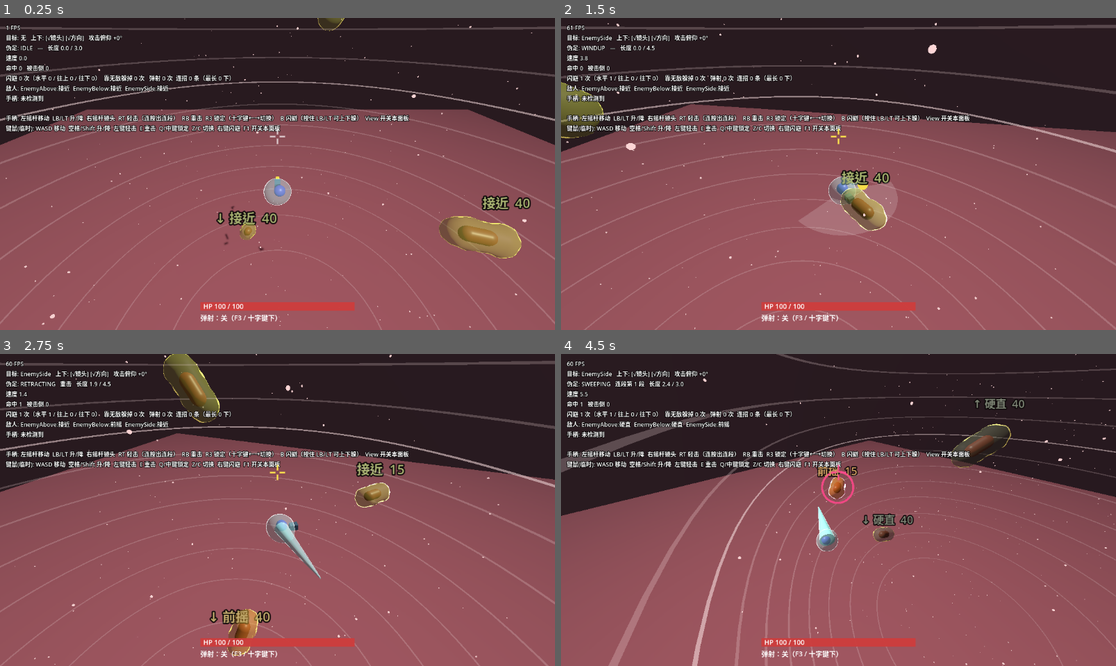
Above: before the commit, frames 1-4 (two rows, left to right).
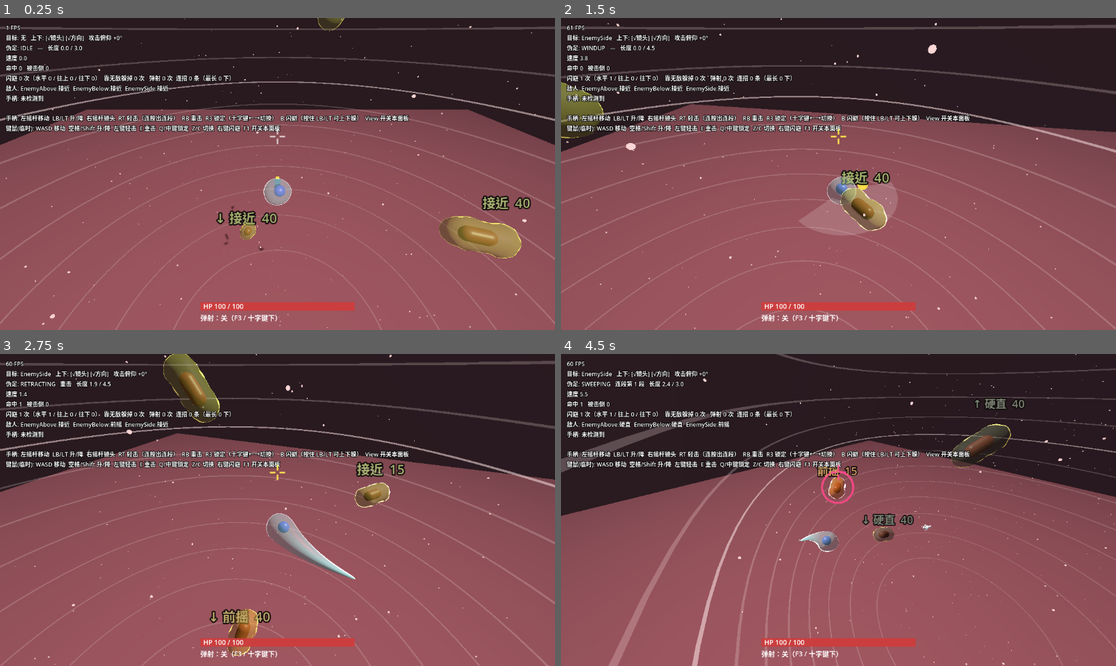
Above: after the commit, the same moments.

Repository: paddypasteur/cellgod
Game: Godot game, scene res://scenes/arena.tscn
Same seed, same stepped clock (60 frames per second), same inputs: the game is played once before the commit and once after it.
Inputs (mouse positions are in pixels of both pictures, inside the frame that each line leads up to):
- Up to frame 1 (0.25 s): no input
- Up to frame 2 (1.5 s): move the mouse to (960, 158) at 0.52 s; hold D (move_right) 0.53-1.28 s; right-click (960, 158) at 0.6 s; click (960, 158) at 0.67 s; move the mouse to (727, 189) at 1.27 s; hold S (move_back) from 1.28 s (still down); tap E (heavy_attack) at 1.35 s
- Up to frame 3 (2.75 s): move the mouse to (333, 441) at 2.02 s; release S (move_back) at 2.03 s; hold D (move_right) from 2.03 s (still down); tap C (lock_next) at 2.1 s
- Up to frame 4 (4.5 s): move the mouse to (810, 572) at 2.77 s; release D (move_right) at 2.78 s; hold W (move_forward) 2.78-3.53 s; tap Q (lock_on) at 2.85 s; click (810, 572) at 2.92 s; move the mouse to (1005, 556) at 3.52 s; hold A (move_left) from 3.53 s (still down); tap Z (lock_prev) at 3.6 s; move the mouse to (672, 463) at 4.27 s; click (672, 463) at 4.35 s

The runs differ from the first frame. In frame 1, less than 0.1% of the frame differs, in the area x 47-53%, y 54-60%; in frame 2, 0.1%; in frame 3, 0.8%, in the area x 47-65%, y 51-73%; in frame 4, 0.3%.

Commit message:
攻击改为全细胞动作：刃 = 身体膜的形变（蓄/发/过冲/沉 全由弹簧驱动），删掉伪足圆锥和鼓包；胞质随挥击流动、刃尖甩液滴；新增逐帧剪影工具
Co-Authored-By: Claude Opus 5.5 <noreply@anthropic.com>

Diff:
--- a/scenes/player.tscn
+++ b/scenes/player.tscn
@@ -10,20 +10,6 @@
 
 [sub_resource type="SphereMesh" id="Mesh_body"]
 material = SubResource("Mat_body")
-radius = 0.5
-height = 1.0
-
-[sub_resource type="StandardMaterial3D" id="Mat_pod"]
-albedo_color = Color(0.45, 0.78, 0.68, 1)
-
-[sub_resource type="CylinderMesh" id="Mesh_pod"]
-material = SubResource("Mat_pod")
-top_radius = 0.14
-bottom_radius = 0.2
-height = 1.0
-
-[sub_resource type="SphereMesh" id="Mesh_bulge"]
-material = SubResource("Mat_pod")
 radius = 0.5
 height = 1.0
 
@@ -73,14 +59,6 @@
 transform = Transform3D(1, 0, 0, 0, 1, 0, 0, 0, 1, 0, 0, -0.48)
 mesh = SubResource("Mesh_nose")
 
-[node name="Pseudopod" type="MeshInstance3D" parent="."]
-visible = false
-mesh = SubResource("Mesh_pod")
-
-[node name="Bulge" type="MeshInstance3D" parent="."]
-visible = false
-mesh = SubResource("Mesh_bulge")
-
 [node name="AimMarker" type="MeshInstance3D" parent="."]
 cast_shadow = 0
 mesh = SubResource("Mesh_marker")
--- a/scripts/player/player.gd
+++ b/scripts/player/player.gd
@@ -248,24 +248,51 @@
 @export var body_radius: float = 0.5
 ## 重击聚合时显示一片扇形，预告将要扫过的范围
 @export var show_reach_preview: bool = true
-## 重击聚合到最后时膜鼓起部分沿攻击方向拉长到多少（相对身体直径）
-@export var bulge_max_stretch: float = 1.2
 ## 细胞观感（半透明膜 + 实核 + 膜流动 + 边缘高光）。免疫族配色；为空时用默认值
 @export var look: CellLook
 
-@export_group("伪足与本体形变")
-## 2026-11-28 开发者："伸出来一根比细胞大 N 倍的柱子太奇怪了，要自然而然从膜上凸出来，浑然一体。"
-## 违和感主要来自本体纹丝不动——所以出手时整个细胞朝出手方向抻长、背面凹进去，收回时弹回来
-## 伪足根部半径（相对身体半径）：根部宽，和身体连成一片看不出接缝
-@export_range(0.1, 1.0) var pod_root_ratio: float = 0.75
-## 伪足刃口（尖端）半径（米）：往外逐渐收细，不是等粗的圆柱
-@export var pod_tip_radius_visual: float = 0.03
-## 本体朝出手方向抻长的程度：轻击 / 重击（0 = 不变形）
-@export_range(0.0, 1.0) var body_stretch_light: float = 0.3
-@export_range(0.0, 1.0) var body_stretch_heavy: float = 0.5
-## 形变的弹簧：刚度越大跟得越紧；阻尼越小，收回时弹得越明显
-@export var body_stretch_stiffness: float = 140.0
-@export var body_stretch_damping: float = 9.0
+@export_group("攻击动作（全细胞）")
+## 2026-11-28 开发者："一个细胞的攻击应该化为一个全身性的动作……整个细胞的惯性，包括整个胞质流动，
+## 它应该是浑然一体的，不是机械地伸出来、挥完再收回去。"（DESIGN《攻击动作 = 全细胞惯性》）
+## 所以没有刃模型：刃是膜被拉出去的那一段（着色器顶点形变）。判定照旧按挥扫走，
+## 画面上的刃用弹簧追判定——追得慢一点就有"甩"和尾部的弯，到头收不住就是过冲，收回后晃一会儿就是沉
+## 蓄：整团质量往出手方向的反面聚的程度（轻击 / 重击）
+@export_range(0.0, 1.0) var mass_squash_light: float = 0.45
+@export_range(0.0, 1.0) var mass_squash_heavy: float = 0.9
+## 发：刃伸出去时整团质量跟着往前冲的程度（轻击 / 重击）
+@export_range(0.0, 1.0) var mass_follow_light: float = 0.4
+@export_range(0.0, 1.0) var mass_follow_heavy: float = 0.55
+## 整团质量的弹簧：刚度越大跟得越紧；阻尼越小，收招后晃得越久
+@export var mass_stiffness: float = 160.0
+@export var mass_damping: float = 8.0
+## 刃方向的弹簧：追判定的方向。阻尼越小，挥到头冲过去（过冲）越多
+@export var blade_angle_stiffness: float = 420.0
+@export var blade_angle_damping: float = 13.0
+## 刃长度的弹簧
+@export var blade_length_stiffness: float = 380.0
+@export var blade_length_damping: float = 16.0
+## 起手时刃的起点比判定起点再往后多少度：蓄的那一下往后拉
+@export var blade_wind_back_deg: float = 25.0
+## 尾部被甩在后面的程度：每 1 弧度/秒的挥动速度弯多少弧度；最多弯多少
+@export var blade_bend_per_speed: float = 0.035
+@export var blade_bend_max: float = 1.0
+## 根部有多宽（度）：膜上离出手方向这么多度以内的部分会被拉出去。越大和身体连得越自然
+@export_range(20.0, 85.0) var blade_root_deg: float = 72.0
+## 尖端粗细（相对根部）、沿挥动轴压扁的程度（刃是扁的）
+@export_range(0.0, 1.0) var blade_thin: float = 0.35
+@export_range(0.0, 1.0) var blade_flat: float = 0.75
+## 伸出长度沿刃的分布：大于 1 时质量堆在根部、尖端是一根细刺（剪影像"球 + 针"）；接近 1 时从身体到刃尖均匀变细
+@export var blade_profile: float = 0.9
+## 刃静止时也带一点弯（弧度），弯向挥过来的方向：停住时不是一根直棍
+@export var blade_rest_curve: float = 0.3
+## 胞质被带着走：挥击时膜纹顺挥击方向流动，挥完按这个速度散回乱流（每秒）
+@export var flow_align_decay: float = 2.5
+@export var flow_advect_speed: float = 5.0
+## 核跟着整团质量走的程度（重心移动）
+@export var core_follow: float = 0.6
+## 挥动时从刃尖甩出的小液滴（大小、寿命、方向都是随机的）
+@export var droplets_enabled: bool = true
+@export var droplet_amount: int = 40
 
 @export_group("锁定")
 ## R3 / Q / 鼠标中键 锁定或解锁；十字键 ← → （键盘 Z / C）切换到画面上左边 / 右边相邻的目标。
@@ -290,12 +317,21 @@
 ## 身体膜的材质（受击闪红、无敌发白等都改它的颜色参数）
 var _body_material: ShaderMaterial = null
 var _body_base_color: Color = Color.WHITE
-## 伪足的材质：挥击时硬化成刃（hardness=1），收回时软回去
-var _pod_material: ShaderMaterial = null
-## 本体抻长的弹簧状态
-var _stretch: float = 0.0
-var _stretch_vel: float = 0.0
-var _stretch_dir: Vector3 = Vector3.FORWARD
+## 全细胞动作的状态：整团质量偏移（矢量弹簧）、画面上的刃（方向角、长度各一个弹簧）、胞质流动
+var _mass: Vector3 = Vector3.ZERO
+var _mass_vel: Vector3 = Vector3.ZERO
+var _blade_angle: float = 0.0
+var _blade_angle_vel: float = 0.0
+var _blade_len: float = 0.0
+var _blade_len_vel: float = 0.0
+var _blade_base: Vector3 = Vector3.FORWARD
+var _blade_axis: Vector3 = Vector3.UP
+var _flow_align: float = 0.0
+var _flow_advect: float = 0.0
+var _flow_dir: Vector3 = Vector3.RIGHT
+var _core: MeshInstance3D = null
+var _core_base: Vector3 = Vector3.ZERO
+var _droplets: CPUParticles3D = null
 
 ## 锁定目标（null = 没锁）
 var _lock_target: Node3D = null
@@ -391,8 +427,6 @@
 var _pod_capsule: CapsuleShape3D = CapsuleShape3D.new()
 var _pod_query: PhysicsShapeQueryParameters3D = PhysicsShapeQueryParameters3D.new()
 
-@onready var _pod_mesh: MeshInstance3D = $Pseudopod
-@onready var _bulge_mesh: MeshInstance3D = $Bulge
 @onready var _aim_marker: MeshInstance3D = $AimMarker
 @onready var _facing_pivot: Node3D = $Facing
 @onready var _swing_preview: MeshInstance3D = $SwingPreview
@@ -482,7 +516,7 @@
     _try_start_dodge()
     _update_pseudopod(delta)
     _update_movement(delta)
-    _update_body_deform(delta)
+    _update_cell_motion(delta)
     _update_visuals()
 
 
@@ -806,32 +840,137 @@
     _combo_index = 0
 
 
-# ---------------------------------------------------------------- 本体形变
-
-## 出手时整个细胞朝出手方向抻长、背面凹进去，收回时弹回来（弹簧，阻尼不大，所以会回弹一下）。
-## 本体跟着变，它就是一个生物；本体不动，它就是装了零件的球
-func _update_body_deform(delta: float) -> void:
-    var goal: float = 0.0
-    var strength: float = body_stretch_heavy if _attack_is_heavy else body_stretch_light
+# ---------------------------------------------------------------- 全细胞动作
+
+## 蓄 → 发 → 过冲 → 沉，全部来自弹簧：
+##   蓄：前摇时整团质量的目标点在出手方向的反面 → 背面鼓、前面瘪、核往后挪
+##   发：刃的方向、长度追判定，追得慢 → 尾部被甩在后面而弯；整团质量跟着往前冲；胞质顺挥击方向流
+##   过冲：判定停了，刃的方向弹簧还带着速度 → 冲过头再被拽回来
+##   沉：刃收回后质量弹簧和胞质流动还在晃，慢慢散掉
+func _update_cell_motion(delta: float) -> void:
+    var mass_goal: Vector3 = Vector3.ZERO
+    var len_goal: float = 0.0
+    var attacking: bool = false
     match _pod_state:
         PodState.WINDUP:
-            strength = body_stretch_heavy if _windup_is_heavy else body_stretch_light
-            goal = strength * _windup_progress() * 0.6
-            _stretch_dir = _aim_dir
-        PodState.EXTENDING, PodState.SWEEPING, PodState.HOLDING:
-            goal = strength
-            _stretch_dir = _pod_dir()
-        PodState.RETRACTING:
-            # 收回 = 物质流回身体，抻长随伪足长度一起退
-            goal = strength * clampf(_pod_length / maxf(_target_length, 0.001), 0.0, 1.0)
-            _stretch_dir = _pod_dir()
-    var accel: float = (goal - _stretch) * body_stretch_stiffness - _stretch_vel * body_stretch_damping
-    _stretch_vel += accel * delta
-    _stretch += _stretch_vel * delta
+            var axis: Vector3 = _swing_axis_for(_aim_dir)
+            var start_dir: Vector3 = _aim_dir.rotated(axis, _swing_half_arc(_windup_is_heavy) * _swing_side)
+            var squash: float = mass_squash_heavy if _windup_is_heavy else mass_squash_light
+            mass_goal = -start_dir * squash * _windup_progress()
+        PodState.EXTENDING, PodState.SWEEPING, PodState.HOLDING, PodState.RETRACTING:
+            attacking = true
+            len_goal = _pod_length
+    if attacking:
+        var ang_goal: float = lerpf(_swing_start, _swing_end, _swing_t)
+        var acc: float = (ang_goal - _blade_angle) * blade_angle_stiffness - _blade_angle_vel * blade_angle_damping
+        _blade_angle_vel += acc * delta
+        _blade_angle += _blade_angle_vel * delta
+        var follow: float = mass_follow_heavy if _attack_is_heavy else mass_follow_light
+        mass_goal = _blade_dir() * follow * clampf(_blade_len / maxf(_target_length, 0.001), 0.0, 1.0)
+    var len_acc: float = (len_goal - _blade_len) * blade_length_stiffness - _blade_len_vel * blade_length_damping
+    _blade_len_vel += len_acc * delta
+    _blade_len = maxf(_blade_len + _blade_len_vel * delta, 0.0)
+    if _blade_len <= 0.0 and _blade_len_vel < 0.0:
+        # 收到底的那股冲劲交给整团质量：刃不是消失，是流回身体里晃一下
+        _mass_vel += _blade_dir() * _blade_len_vel * 0.15
+        _blade_len_vel = 0.0
+    var m_acc: Vector3 = (mass_goal - _mass) * mass_stiffness - _mass_vel * mass_damping
+    _mass_vel += m_acc * delta
+    _mass += _mass_vel * delta
+
+    # 胞质流动：挥动时顺挥击方向对齐，之后慢慢散回乱流
+    var speed: float = absf(_blade_angle_vel)
+    if _pod_state == PodState.SWEEPING and _blade_len > 0.05:
+        _flow_align = 1.0
+        _flow_dir = (_blade_axis.cross(_blade_dir()) * signf(_blade_angle_vel + 0.0001)).normalized()
+    else:
+        _flow_align *= exp(-flow_align_decay * delta)
+    _flow_advect += _flow_align * flow_advect_speed * delta
+
+    var bend: float = -_blade_angle_vel * blade_bend_per_speed - signf(_swing_end - _swing_start) * blade_rest_curve
+    bend = clampf(bend, -blade_bend_max, blade_bend_max)
     if _body_material != null:
         # Player 自身不旋转，身体网格的模型空间就是世界朝向
-        _body_material.set_shader_parameter(&"stretch_dir", _stretch_dir.normalized())
-        _body_material.set_shader_parameter(&"stretch_amount", maxf(_stretch, -0.1))
+        var m_len: float = _mass.length()
+        _body_material.set_shader_parameter(&"stretch_dir", _mass / m_len if m_len > 0.0001 else Vector3.FORWARD)
+        _body_material.set_shader_parameter(&"stretch_amount", m_len)
+        _body_material.set_shader_parameter(&"pod_dir", _blade_dir())
+        _body_material.set_shader_parameter(&"pod_len", _blade_len)
+        _body_material.set_shader_parameter(&"pod_axis", _blade_axis)
+        _body_material.set_shader_parameter(&"pod_bend", bend)
+        _body_material.set_shader_parameter(&"pod_root_cos", cos(deg_to_rad(blade_root_deg)))
+        _body_material.set_shader_parameter(&"pod_thin", blade_thin)
+        _body_material.set_shader_parameter(&"pod_flat", blade_flat)
+        _body_material.set_shader_parameter(&"pod_profile", blade_profile)
+        _body_material.set_shader_parameter(&"flow_dir", _flow_dir)
+        _body_material.set_shader_parameter(&"flow_align", _flow_align)
+        _body_material.set_shader_parameter(&"flow_advect", _flow_advect)
+    if _core != null:
+        _core.position = _core_base + _mass * body_radius * core_follow
+
+    # 刃尖甩出的小液滴：只在甩得快的时候出，方向是刃尖的运动方向，散得很开
+    if _droplets != null:
+        var fast: bool = attacking and _blade_len > 0.4 and speed > 4.0
+        _droplets.emitting = droplets_enabled and fast
+        if fast:
+            var tip: Vector3 = (_blade_dir() * (body_radius + _blade_len)).rotated(_blade_axis, bend)
+            _droplets.global_position = global_position + tip
+            _droplets.direction = _flow_dir
+            _droplets.initial_velocity_max = 2.0 + speed * 0.25
+
+
+## 画面上的刃当前指向（追判定的弹簧，不是判定本身）
+func _blade_dir() -> Vector3:
+    return _blade_base.rotated(_blade_axis, _blade_angle)
+
+
+## 出手那一刻：刃从"判定起点再往后拉一点"开始追
+func _reset_blade_for_swing() -> void:
+    _blade_base = _attack_dir
+    _blade_axis = _swing_axis
+    _blade_angle = _swing_start + deg_to_rad(blade_wind_back_deg) * signf(_swing_start)
+    _blade_angle_vel = 0.0
+
+
+func _create_droplets() -> void:
+    _droplets = CPUParticles3D.new()
+    _droplets.name = "SwingDroplets"
+    var drop := SphereMesh.new()
+    drop.radius = 0.045
+    drop.height = 0.09
+    drop.radial_segments = 8
+    drop.rings = 4
+    var m := StandardMaterial3D.new()
+    m.albedo_color = Color(look.membrane_color.lightened(0.3), 0.85)
+    m.transparency = BaseMaterial3D.TRANSPARENCY_ALPHA
+    m.emission_enabled = true
+    m.emission = look.rim_color * 0.4
+    drop.material = m
+    _droplets.mesh = drop
+    _droplets.amount = droplet_amount
+    _droplets.lifetime = 0.45
+    _droplets.lifetime_randomness = 0.7
+    _droplets.local_coords = false
+    _droplets.emitting = false
+    _droplets.randomness = 1.0
+    _droplets.emission_shape = CPUParticles3D.EMISSION_SHAPE_SPHERE
+    _droplets.emission_sphere_radius = 0.15
+    _droplets.spread = 55.0
+    _droplets.initial_velocity_min = 1.0
+    _droplets.initial_velocity_max = 5.0
+    _droplets.gravity = Vector3(0.0, -1.5, 0.0)
+    _droplets.damping_min = 2.0
+    _droplets.damping_max = 6.0
+    # 大小差得开：有大滴有碎沫，不要整齐划一
+    _droplets.scale_amount_min = 0.25
+    _droplets.scale_amount_max = 1.6
+    var shrink := Curve.new()
+    shrink.add_point(Vector2(0.0, 1.0))
+    shrink.add_point(Vector2(1.0, 0.0))
+    _droplets.scale_amount_curve = shrink
+    _droplets.cast_shadow = GeometryInstance3D.SHADOW_CASTING_SETTING_OFF
+    add_child(_droplets)
+    _droplets.top_level = true
 
 
 # ---------------------------------------------------------------- 锁定
@@ -976,6 +1115,7 @@
     _swing_duration = heavy_swing_time if heavy else light_swing_time
     _swing_t = 0.0
     _swing_hit_ids.clear()
+    _reset_blade_for_swing()
     if swing_alternate:
         _swing_side = -_swing_side
     attack_launched.emit(kind)
@@ -1065,18 +1205,13 @@
     _body_material = look.make_membrane_material()
     _body_mesh.material_override = _body_material
     _body_base_color = look.membrane_color
-    _pod_material = look.make_membrane_material()
-    _pod_mesh.material_override = _pod_material
-    # 伪足：根部宽（和身体连成一片）、往外收细到刃口，不是等粗的圆柱。
-    # 网格沿 Y 轴、底面在身体中心，所以底面半径就是"根部"
-    var taper := CylinderMesh.new()
-    taper.bottom_radius = body_radius * pod_root_ratio
-    taper.top_radius = pod_tip_radius_visual
-    taper.height = 1.0
-    taper.radial_segments = 16
-    taper.rings = 6
-    _pod_mesh.mesh = taper
-    _bulge_mesh.material_override = look.make_membrane_material()
+    # 刃是身体的膜拉出来的，需要足够细的网格才拉得出平滑的长条
+    var fine := SphereMesh.new()
+    fine.radius = body_radius
+    fine.height = body_radius * 2.0
+    fine.radial_segments = 96
+    fine.rings = 64
+    _body_mesh.mesh = fine
     var core_mesh := SphereMesh.new()
     core_mesh.radius = body_radius * look.core_scale
     core_mesh.height = body_radius * look.core_scale * 2.0
@@ -1086,6 +1221,9 @@
     core.mesh = core_mesh
     core.position = look.core_offset * body_radius * 2.0
     _body_mesh.add_child(core)
+    _core = core
+    _core_base = core.position
+    _create_droplets()
 
 
 ## 五档里没在检查器里配的，填上默认值。轻击压在最低档；受击比以前（定格 0.06、抖 0.6）往上调了一点
@@ -1507,40 +1645,12 @@
 
     var winding_up: bool = _pod_state == PodState.WINDUP
 
-    # 前摇的可读性靠剪影：膜朝伪足将要伸出的方向鼓起、越聚越长（物质往伪足里流、聚合成刃）。
-    # 鼓在挥扫起点那一侧，顺便预告这一下从哪边扫过来。轻击的前摇很短，鼓包也小
-    _bulge_mesh.visible = winding_up
-    if _bulge_mesh.visible:
-        var c: float = _windup_progress()
-        var size: float = 1.0 if _windup_is_heavy else 0.6
-        var bulge_dir: Vector3 = _aim_dir.rotated(_swing_axis_for(_aim_dir), _swing_half_arc(_windup_is_heavy) * _swing_side)
-        var width: float = lerpf(0.35, 0.6, c) * size
-        var length: float = lerpf(0.4, bulge_max_stretch, c) * size
-        _bulge_mesh.transform = Transform3D(
-            _basis_y_to(bulge_dir) * Basis.from_scale(Vector3(width, length, width)),
-            bulge_dir * (body_radius * 0.6 + length * 0.25)
-        )
-
     _swing_preview.visible = show_reach_preview and winding_up and _windup_is_heavy
     if _swing_preview.visible:
         _draw_swing_preview(heavy_reach * _windup_progress(), _swing_half_arc(true))
 
-    _pod_mesh.visible = not idle_or_windup and _pod_length > 0.0
-    if _pod_mesh.visible:
-        # 伪足从细胞中心长出，总长 = 半径 + 伸出长度；重击的刃更长更细
-        var total: float = body_radius + _pod_length
-        var thickness: float = lerpf(1.0, 0.7, _attack_strength)
-        var dir: Vector3 = _pod_dir()
-        _pod_mesh.transform = Transform3D(
-            _basis_y_to(dir) * Basis.from_scale(Vector3(thickness, total, thickness)),
-            dir * total * 0.5
-        )
-        # 伪足聚合成刃：伸出、挥、停留时是硬的（不起伏、不透明、高光锐），收回时随长度软回去（解聚）
-        if _pod_material != null:
-            var hard: float = 1.0
-            if _pod_state == PodState.RETRACTING:
-                hard = clampf(_pod_length / maxf(_target_length, 0.001), 0.0, 1.0)
-            _pod_material.set_shader_parameter(&"hardness", hard)
+    # 朝向小方块只在待机时显示：出手时整团质量的形变已经说明了方向，再挂个方块就是"球 + 挂件"
+    _facing_pivot.visible = _pod_state == PodState.IDLE
 
 
 ## 扇形环带：从膜表面到伪足能伸到的距离，覆盖即将扫过的整个弧
--- a/shaders/cell_membrane.gdshader
+++ b/shaders/cell_membrane.gdshader
@@ -1,6 +1,10 @@
-// 细胞膜：半透明、缓慢流动起伏、边缘硬高光，并能朝出手方向抻长。主角和敌人共用，参数由 CellLook 资源给。
+// 细胞膜：半透明、流动起伏、边缘硬高光。主角和敌人共用，参数由 CellLook 资源给。
 // DESIGN《细胞的视觉系统》：两层结构（实核 + 半透明膜）、待机时膜在流动、轮廓必须硬。
 // 没有任何贴图：起伏用几组正弦叠出来，边缘高光用视线与法线的夹角（菲涅尔）算。
+//
+// 主角的攻击也全在这里（DESIGN《攻击动作 = 全细胞惯性》）：没有单独的刃模型，
+// 刃是膜朝出手方向被拉出去的那一段——根部就是身体，越往外越薄，挥动时尾部被甩在后面而弯。
+// 整团质量的偏移（蓄力时往后聚、出手时往前冲、收招后晃）由一个"质量偏移"矢量驱动。
 shader_type spatial;
 render_mode blend_mix, depth_draw_opaque, cull_back, diffuse_burley, specular_schlick_ggx;
 
@@ -19,13 +23,40 @@
 uniform float flow_speed = 0.6;
 uniform float flow_amplitude = 0.03;
 uniform float flow_scale = 3.0;
-// 0 = 软膜；1 = 聚合成刃（不起伏、不透明、高光更锐）。伪足挥击时用
+// 挥击时胞质被带着走：起伏顺挥击方向拉成条纹、幅度变大，挥完慢慢散回乱流。
+// flow_align 0..1 由脚本衰减；flow_advect 是脚本累加的位移（米），直接用 TIME 乘会在 align 变化时跳
+uniform vec3 flow_dir = vec3(1.0, 0.0, 0.0);
+uniform float flow_align : hint_range(0.0, 1.0) = 0.0;
+uniform float flow_advect = 0.0;
+uniform float flow_align_amp_boost = 2.5;
+// 0 = 软膜；1 = 聚合成刃（不起伏、不透明、高光更锐）
 uniform float hardness : hint_range(0.0, 1.0) = 0.0;
-// 朝出手方向抻长（模型空间方向）：物质流向伪足，这一侧鼓出去、背面凹进来。0 = 不变形
+// 质量偏移（模型空间方向 × 量）：这一侧鼓出去、背面凹进来。0 = 不变形
 uniform vec3 stretch_dir = vec3(0.0, 0.0, -1.0);
 uniform float stretch_amount = 0.0;
 // 背面凹陷相对正面鼓出的比例
 uniform float stretch_back_ratio = 0.35;
+
+// —— 刃：从膜上拉出去的舌状突起（模型空间）——
+// 方向、伸出长度（米，从膜表面算）
+uniform vec3 pod_dir = vec3(0.0, 0.0, -1.0);
+uniform float pod_len = 0.0;
+// 挥动所绕的轴：刃在垂直于这根轴的平面里挥，所以沿这根轴压扁（刃是扁的，刃口朝运动方向）
+uniform vec3 pod_axis = vec3(0.0, 1.0, 0.0);
+// 尖端相对根部被甩在后面的角度（弧度，正负表示方向），越往外弯得越多
+uniform float pod_bend = 0.0;
+// 根部有多宽：膜上离出手方向多少度以内的部分会被拉出去（存余弦）。越小根部越宽、和身体越连成一片
+uniform float pod_root_cos = 0.55;
+// 越往外越细：尖端的粗细相对根部
+uniform float pod_thin : hint_range(0.0, 1.0) = 0.25;
+// 沿挥动轴压扁的程度（1 = 压成薄片）
+uniform float pod_flat : hint_range(0.0, 1.0) = 0.75;
+// 伸出长度沿突起的分布：大于 1 时质量集中在根部，尖端拉得更细长
+uniform float pod_profile = 1.4;
+// 刃的部分硬化（不透明、少起伏）
+uniform float pod_hardness : hint_range(0.0, 1.0) = 0.8;
+
+varying float v_blade;
 
 float wobble(vec3 p, float t) {
     return sin(p.x * flow_scale + t * 1.3)
@@ -33,16 +64,56 @@
         * sin(p.z * flow_scale * 0.9 + t * 1.7);
 }
 
+// 绕单位轴 k 旋转 v（罗德里格斯公式）
+vec3 rotate_axis(vec3 v, vec3 k, float a) {
+    float c = cos(a);
+    float s = sin(a);
+    return v * c + cross(k, v) * s + k * dot(k, v) * (1.0 - c);
+}
+
 void vertex() {
-    float t = TIME * flow_speed;
+    vec3 rest = VERTEX;
+    float r = length(rest);
+    vec3 u = rest / max(r, 0.0001);
+    vec3 n = NORMAL;
+    vec3 p = rest;
+
+    // 刃：膜上朝出手方向的那一片被拉出去。s = 0 在根部边缘、1 在正中（尖端）
+    float s = 0.0;
+    if (pod_len > 0.001) {
+        s = smoothstep(pod_root_cos, 1.0, dot(u, pod_dir));
+        vec3 lat = rest - pod_dir * dot(rest, pod_dir);
+        lat -= pod_axis * dot(lat, pod_axis) * pod_flat * s;
+        lat *= mix(1.0, pod_thin, s);
+        float ext = pod_len * pow(s, pod_profile);
+        p = pod_dir * (dot(rest, pod_dir) + ext) + lat;
+        // 越往外被甩得越靠后：整根弯成弧，前缘是凸的
+        float ang = pod_bend * ext / pod_len;
+        p = rotate_axis(p, pod_axis, ang);
+        // 法线近似：突起侧面朝外，尖端朝前
+        vec3 side = lat + pod_dir * 0.15 * r;
+        n = normalize(mix(NORMAL, normalize(side + vec3(1e-5)), s));
+        n = rotate_axis(n, pod_axis, ang);
+    }
+    v_blade = s * step(0.001, pod_len);
+    float hard_local = max(hardness, v_blade * pod_hardness);
+
+    // 胞质流动：挥击时顺着 flow_dir 拉成条纹并被带着走，幅度变大
+    float t = TIME * flow_speed * (1.0 + flow_align * 2.0);
+    vec3 q = rest - flow_dir * dot(rest, flow_dir) * flow_align * 0.8 - flow_dir * flow_advect;
     // 两层不同频率叠加，避免一眼看出是规则的正弦波
-    float w = wobble(VERTEX, t) + 0.5 * wobble(VERTEX * 2.1 + vec3(1.7, 0.3, 2.9), t * 1.6);
-    VERTEX += NORMAL * w * flow_amplitude * (1.0 - hardness);
-    // 抻长：越靠近出手方向的点被拉得越远（平方让鼓包集中在正前方，像伪足的根），背面整体往里收
-    float d = dot(normalize(VERTEX), stretch_dir);
+    float w = wobble(q, t) + 0.5 * wobble(q * 2.1 + vec3(1.7, 0.3, 2.9), t * 1.6);
+    float amp = flow_amplitude * (1.0 + flow_align * flow_align_amp_boost);
+    p += n * w * amp * (1.0 - hard_local);
+
+    // 整团质量的偏移：越靠近偏移方向的点被推得越远（平方让鼓包集中），背面整体往里收
+    float d = dot(u, stretch_dir);
     float front = max(d, 0.0);
     float back = max(-d, 0.0);
-    VERTEX += stretch_dir * (front * front - back * stretch_back_ratio) * stretch_amount * length(VERTEX);
+    p += stretch_dir * (front * front - back * stretch_back_ratio) * stretch_amount * r;
+
+    VERTEX = p;
+    NORMAL = n;
 }
 
 void fragment() {
@@ -51,11 +122,12 @@
     // 大片掠射表面菲涅尔虽高但变化慢 → 落不进带里，不会整片发亮
     float band = clamp(fwidth(fres) * rim_pixels, 0.005, rim_max_band);
     float top = 0.985;
-    float rim = smoothstep(top - band, top - band * 0.3, fres) * mix(1.0, 1.2, hardness);
+    float hard = max(hardness, v_blade * pod_hardness);
+    float rim = smoothstep(top - band, top - band * 0.3, fres) * mix(1.0, 1.2, hard);
     ALBEDO = base_color.rgb;
     // 边缘处不透明度拉高：剪影是实的，只有中间是透的
-    ALPHA = clamp(mix(body_alpha, 1.0, hardness) + rim * 0.7, 0.0, 1.0);
+    ALPHA = clamp(mix(body_alpha, 1.0, hard) + rim * 0.7, 0.0, 1.0);
     EMISSION = rim_color.rgb * rim * rim_strength;
-    ROUGHNESS = mix(0.55, 0.12, hardness);
-    SPECULAR = mix(0.35, 0.9, hardness);
+    ROUGHNESS = mix(0.55, 0.12, hard);
+    SPECULAR = mix(0.35, 0.9, hard);
 }
--- /dev/null
+++ b/tests/silhouette_strip.gd
@@ -0,0 +1,87 @@
+extends SceneTree
+## 逐帧剪影（DESIGN《攻击动作 = 全细胞惯性》的自检方法）：
+## 只放一个主角，透明背景，轻击、重击各拍 16 帧，俯视和身后两个角度。
+## 存出带透明通道的单帧 PNG，再由 tests/silhouette_strip.py 拼成纯色剪影条。
+## 用法（窗口模式，会弹窗十来秒）：
+##   godot --path . --resolution 400x400 -s tests/silhouette_strip.gd -- --out=输出目录
+##   python tests/silhouette_strip.py 输出目录
+
+const FRAMES: int = 16
+## 每隔几个物理帧拍一张：轻击整个动作约 0.8 秒、重击约 1.6 秒
+const LIGHT_STEP: int = 3
+const HEAVY_STEP: int = 6
+const SETTLE: int = 90
+
+var _out_dir: String = ""
+var _vp: SubViewport
+var _cam: Camera3D
+var _p: Player
+var _frame: int = 0
+## 每一条：[视角, 招式, 起始帧]
+var _plan: Array = []
+
+
+func _initialize() -> void:
+    for arg: String in OS.get_cmdline_user_args():
+        if arg.begins_with("--out="):
+            _out_dir = arg.trim_prefix("--out=")
+    DirAccess.make_dir_recursive_absolute(_out_dir)
+    _vp = SubViewport.new()
+    _vp.size = Vector2i(400, 400)
+    _vp.transparent_bg = true
+    _vp.own_world_3d = true
+    _vp.render_target_update_mode = SubViewport.UPDATE_ALWAYS
+    root.add_child(_vp)
+    _cam = Camera3D.new()
+    _vp.add_child(_cam)
+    var light := DirectionalLight3D.new()
+    light.rotation_degrees = Vector3(-50.0, 30.0, 0.0)
+    _vp.add_child(light)
+    _p = (load("res://scenes/player.tscn") as PackedScene).instantiate()
+    _vp.add_child(_p)
+    # 攻击的上下角度平时跟镜头俯仰走；俯视镜头会让它朝正下方打，剪影就不是游戏里的样子了
+    _p.vertical_from_camera = false
+    # 重击的扇形预告是半透明的辅助图形，不属于细胞本身，剪影里不要它
+    _p.show_reach_preview = false
+    var t: int = 60
+    for view: String in ["top", "back"]:
+        for kind: String in ["light", "heavy"]:
+            _plan.append([view, kind, t])
+            t += FRAMES * (LIGHT_STEP if kind == "light" else HEAVY_STEP) + SETTLE
+
+
+func _set_view(view: String) -> void:
+    if view == "top":
+        _cam.projection = Camera3D.PROJECTION_ORTHOGONAL
+        _cam.size = 10.0
+        _cam.position = Vector3(0.0, 15.0, -1.5)
+        _cam.look_at(Vector3(0.0, 0.0, -1.5), Vector3.FORWARD)
+    else:
+        # 和游戏里默认镜头差不多：身后、略高，往前看
+        _cam.projection = Camera3D.PROJECTION_PERSPECTIVE
+        _cam.fov = 75.0
+        _cam.position = Vector3(0.0, 2.6, 7.0)
+        _cam.look_at(Vector3(0.0, 0.8, 0.0), Vector3.UP)
+
+
+func _physics_process(_delta: float) -> bool:
+    _frame += 1
+    _p.global_position = Vector3.ZERO
+    _p.velocity = Vector3.ZERO
+    for entry: Array in _plan:
+        var start: int = entry[2]
+        var step: int = LIGHT_STEP if entry[1] == "light" else HEAVY_STEP
+        if _frame == start - 10:
+            _set_view(entry[0])
+        if _frame == start:
+            # 主角在 SubViewport 里，收不到根视口的输入事件，直接写进它的输入缓冲
+            if entry[1] == "light":
+                _p._buffer_timer = 0.2
+            else:
+                _p._heavy_buffer = 0.2
+        var k: int = _frame - start
+        if k >= 0 and k % step == 0 and k / step < FRAMES:
+            var img: Image = _vp.get_texture().get_image()
+            img.save_png(_out_dir.path_join("%s_%s_%02d.png" % [entry[0], entry[1], k / step]))
+    var last: Array = _plan[-1]
+    return _frame > int(last[2]) + FRAMES * HEAVY_STEP + 5
Binary file added: docs/img/silhouette_2026-11-28.png
Not shown, changed: docs/INBOX.md
Not shown, changed: docs/PLAYTEST.md
Not shown, changed: docs/STATE.md
